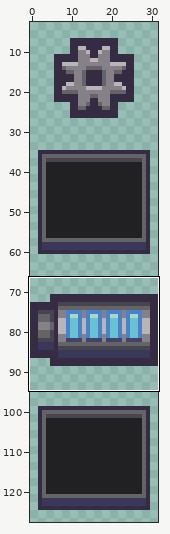
One commit to this pixel-art file: art/ui/Currency&Enerygy.ase. The picture above shows the old version from afar; the outline marks the close-up.
Close-up. Earlier state:
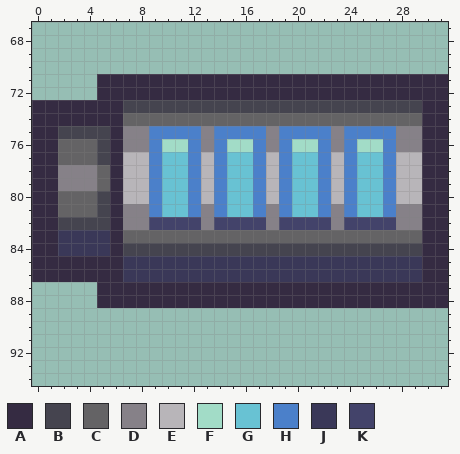
32x128 pixels, 1 frame. Shown: x 0..31, y 67..94. The wide view leaves out empty margins.
Palette (. is transparent): A #352b42  B #45444f  C #646365  D #868188  E #b8b5b9  F #a2dcc7  G #68c2d3  H #4b80ca  J #3a3858  K #43436a
Pixels before, first column x 0:
71 .....AAAAAAAAAAAAAAAAAAAAAAAAAAA
72 .....AAAAAAAAAAAAAAAAAAAAAAAAAAA
73 AAAAAAABBBBBBBBBBBBBBBBBBBBBBBAA
74 AAAAAAACCCCCCCCCCCCCCCCCCCCCCCAA
75 AABBBBADDHHHHDHHHHDHHHHDHHHHDDAA
76 AACCCBADDHFFHDHFFHDHFFHDHFFHDDAA
77 AACCCBAEEHGGHEHGGHEHGGHEHGGHEEAA
78 AADDDCAEEHGGHEHGGHEHGGHEHGGHEEAA
79 AADDDCAEEHGGHEHGGHEHGGHEHGGHEEAA
80 AACCCBAEEHGGHEHGGHEHGGHEHGGHEEAA
81 AACCCBADDHGGHDHGGHDHGGHDHGGHDDAA
82 AABBBBADDKKKKDKKKKDKKKKDKKKKDDAA
83 AAJJJJACCCCCCCCCCCCCCCCCCCCCCCAA
84 AAJJJJABBBBBBBBBBBBBBBBBBBBBBBAA
85 AAAAAAAJJJJJJJJJJJJJJJJJJJJJJJAA
86 AAAAAAAJJJJJJJJJJJJJJJJJJJJJJJAA
87 .....AAAAAAAAAAAAAAAAAAAAAAAAAAA
88 .....AAAAAAAAAAAAAAAAAAAAAAAAAAA
New version:
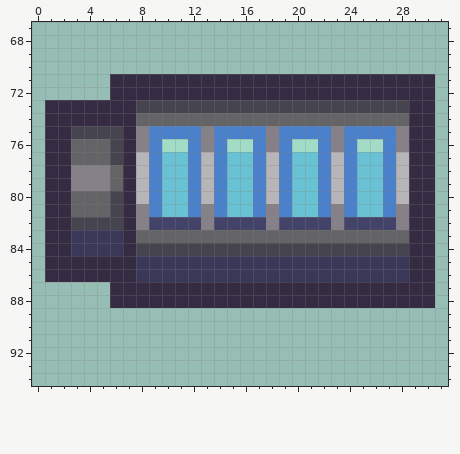
The edit:
Colour B becomes colour A in row 73 at x 7 and 29; in row 75 at x 2; in row 82 at x 2; in row 84 at x 7 and 29.
Colour C becomes colour A in row 74 at x 7 and 29; in rows 76 to 77 at x 2; in rows 80 to 81 at x 2; in row 83 at x 7 and 29.
Colour D becomes colour A in rows 75 to 76 at x 7 and 29; in rows 78 to 79 at x 2; in rows 81 to 82 at x 7 and 29.
Colour E becomes colour A in rows 77 to 80 at x 7 and 29.
Colour J becomes colour A in rows 83 to 84 at x 2; in rows 85 to 86 at x 7 and 29.
Colour A becomes colour B in rows 75 to 77 at x 6; in rows 80 to 82 at x 6.
Colour A becomes colour C in rows 78 to 79 at x 6.
Colour B becomes colour C in rows 76 to 77 at x 5; in rows 80 to 81 at x 5.
Colour C becomes colour D in rows 78 to 79 at x 5.
Colour A becomes colour J in rows 83 to 84 at x 6.
The edit erases colour A in rows 71 to 72 at x 5 and 31; in rows 73 to 86 at x 0 and 31; in rows 87 to 88 at x 5 and 31.
Where, in picture pixels (left, top, right, bottom), the same in both close-ups:
changed: (32, 74, 136, 308)
changed: (409, 74, 448, 308)
